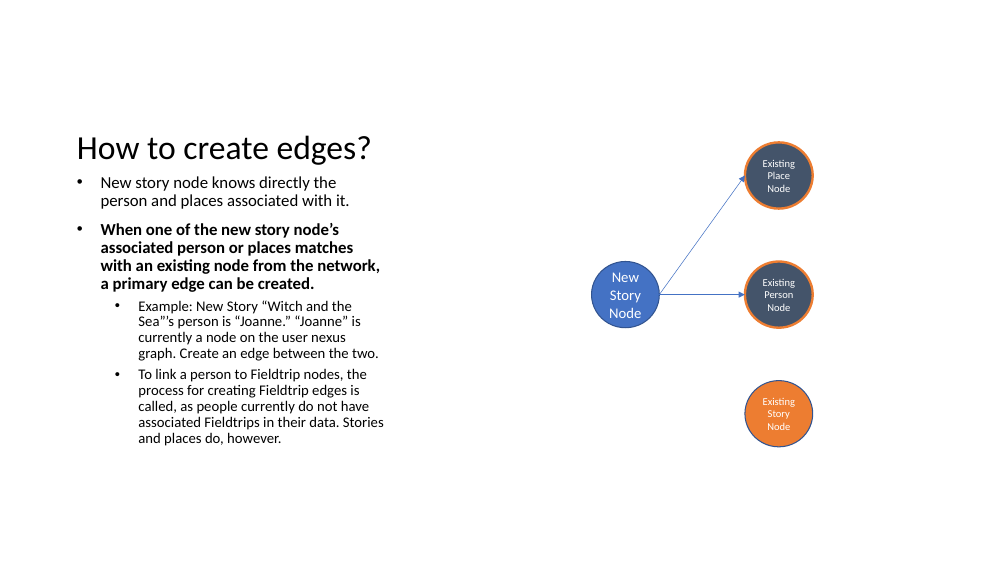
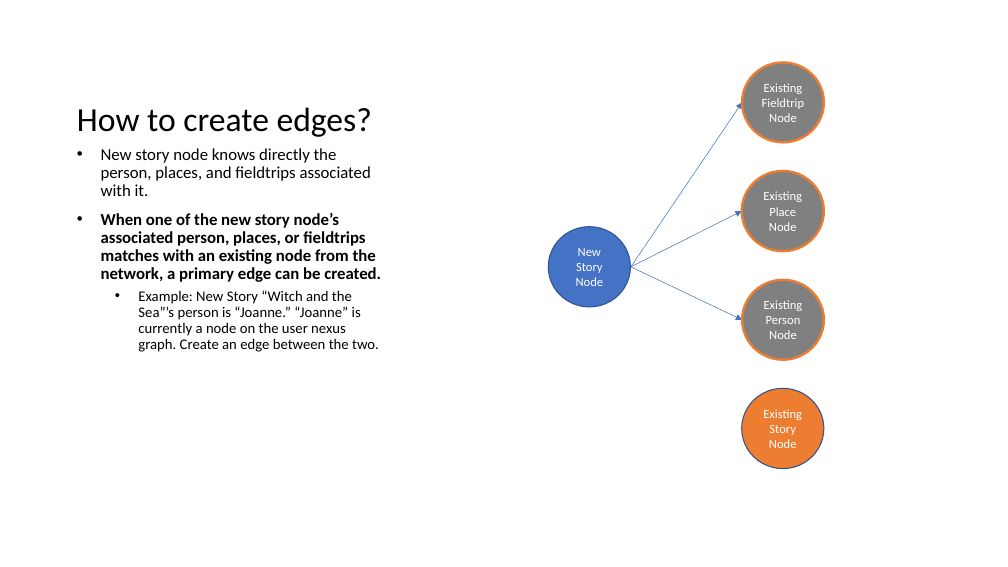
Before and after one commit to ScandinavianSection-UCLA/Nexus2, a slide deck: slide 4 of Documentation/UserNexus/How to Create Edges/UserNexusDocumentation.pptx. Drawn at 1008x567 pixels with LibreOffice and Linux fonts; fonts in the diff are those of the drawing. Boxes give left, top, right and bottom in pixels: in the first picture for what was removed or moved away, otherwise in the second. Text is boxed around its words. In the diff, an @@ line names an element or a change of style, - is before the commit and + after.

```diff
--- a/Documentation/UserNexus/How to Create Edges/UserNexusDocumentation.pptx
+++ b/Documentation/UserNexus/How to Create Edges/UserNexusDocumentation.pptx
@@ title "How to create edges?": place and size @@
-title "How to create edges?" at [77, 135, 372, 165]
+title "How to create edges?" at [77, 107, 372, 137]
@@ ellipse added at [743, 63, 824, 143], fill #808080, outline #ED7D31 2.25 pt, 12 pt, text #FFFFFF @@
+Existing Fieldtrip Node
@@ arrow added from (631, 267) to (743, 102), #4472C4 0.5 pt @@
@@ text "New story node knows directly ...": place and size @@
-text "New story node knows directly ..." at [101, 176, 384, 446]
+text "New story node knows directly ..." at [101, 148, 381, 352]
@@ text at [101, 148, 381, 282]: text changed @@
-• New story node knows directly the person and places associated with it.
-• When one of the new story node’s associated person or places matches with an existing node from the network, a primary edge can be created.
+• New story node knows directly the person, places, and fieldtrips associated with it.
+• When one of the new story node’s associated person, places, or fieldtrips matches with an existing node from the network, a primary edge can be created.
@@ ellipse "Existing Place Node" at [742, 171, 824, 251]: size 10 to 12 pt; fill #44546A to #808080 @@
@@ ellipse "Existing Place Node": place and size @@
-ellipse "Existing Place Node" at [745, 142, 813, 209]
+ellipse "Existing Place Node" at [742, 171, 824, 251]
@@ ellipse "New Story Node": place and size @@
-ellipse "New Story Node" at [591, 262, 659, 328]
+ellipse "New Story Node" at [548, 227, 631, 307]
@@ ellipse "New Story Node" at [548, 227, 631, 307]: size 14 to 12 pt @@
@@ arrow moved from (659, 295) - (745, 175) to (631, 267) - (742, 211) @@
@@ arrow moved from (659, 295) - (745, 295) to (631, 267) - (743, 320) @@
@@ ellipse "Existing Person Node": place and size @@
-ellipse "Existing Person Node" at [745, 262, 813, 328]
+ellipse "Existing Person Node" at [743, 280, 824, 360]
@@ ellipse "Existing Person Node" at [743, 280, 824, 360]: size 10 to 12 pt; fill #44546A to #808080 @@
@@ text at [138, 368, 384, 446]: paragraph removed @@
-  • To link a person to Fieldtrip nodes, the process for creating Fieldtrip edges is called, as people currently do not have associated Fieldtrips in their data. Stories and places do, however.
@@ ellipse "Existing Story Node": place and size @@
-ellipse "Existing Story Node" at [745, 380, 813, 447]
+ellipse "Existing Story Node" at [742, 389, 824, 469]
@@ ellipse "Existing Story Node" at [742, 389, 824, 469]: size 10 to 12 pt @@
```
Also in this commit, not shown: 5 other slides changed, 2 slides removed.
